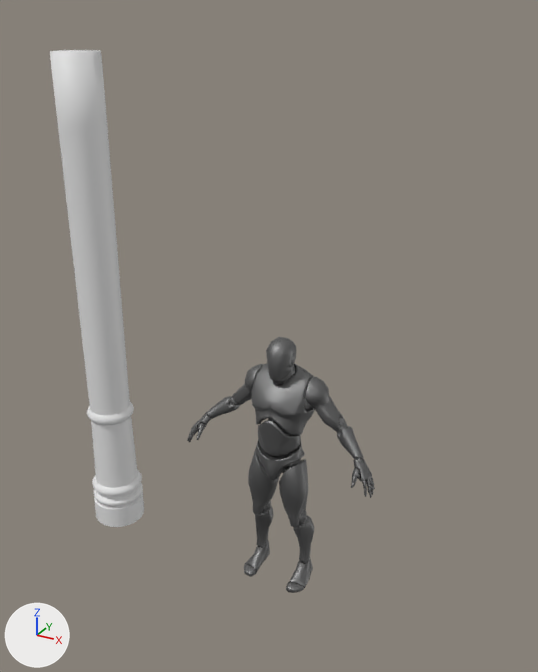
The Blender file European Street Lamp/Blender/Eurpean_Street_Lamp.blend: old version first, new version second.
Camera for both pictures: a camera (50 mm lens) standing at (3.39, -3.71, 3.67) and looking at (1.3, 0.1, 1.77). The lights are fixed; the arrows at lower left show +X, +Y and +Z.

Names of what the first picture shows: 'Cylinder', 'ThirdPersonUE'.
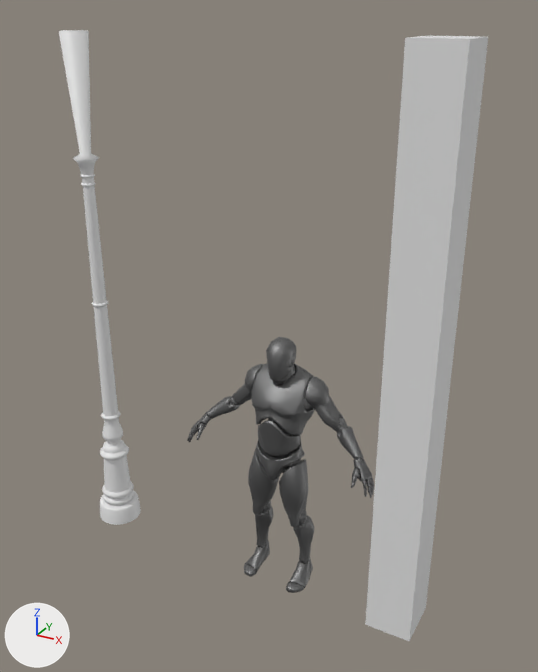
Diff of the bpy script that builds the scene:
```diff
--- a/European Street Lamp/Blender/Eurpean_Street_Lamp.blend.py
+++ b/European Street Lamp/Blender/Eurpean_Street_Lamp.blend.py
@@ me_cylinder_003 @@
 # used by ob_cylinder; location = (0.0, 0.0, 0.0)
-me_cylinder_003.from_pydata(...)  # 736 vertices, 706 faces; spans x -0.19..0.19, y -0.19..0.19, z 0.0..3.43
+me_cylinder_003.from_pydata(...)  # 2272 vertices, 2242 faces; spans x -0.16..0.16, y -0.16..0.16, z 0.0..3.55
+# me_cylinder_003 part 1: 736 vertices removed from x -0.19..0.19, y -0.19..0.19, z 0.0..3.43; 2272 vertices added at x -0.16..0.16, y -0.16..0.16, z 0.0..3.55
@@ me_cube @@
+me_cube.from_pydata(...)  # a box spanning x 2.16..2.46, y -0.17..0.17, z 0.0..3.55
@@ ob_cube @@
+ob_cube = bpy.data.objects.new('Cube', me_cube)
+ob_cube.location = (0.0, 0.0, 0.0)
```

What differs and where, as boxes [x1, y1, x2, y2] in the pictures (538 x 672 px):
'Cube', added
    after: [365, 36, 488, 641]
'Cylinder', reshaped (13% narrower)
    before: [50, 50, 144, 527]
    after: [59, 30, 141, 525]
